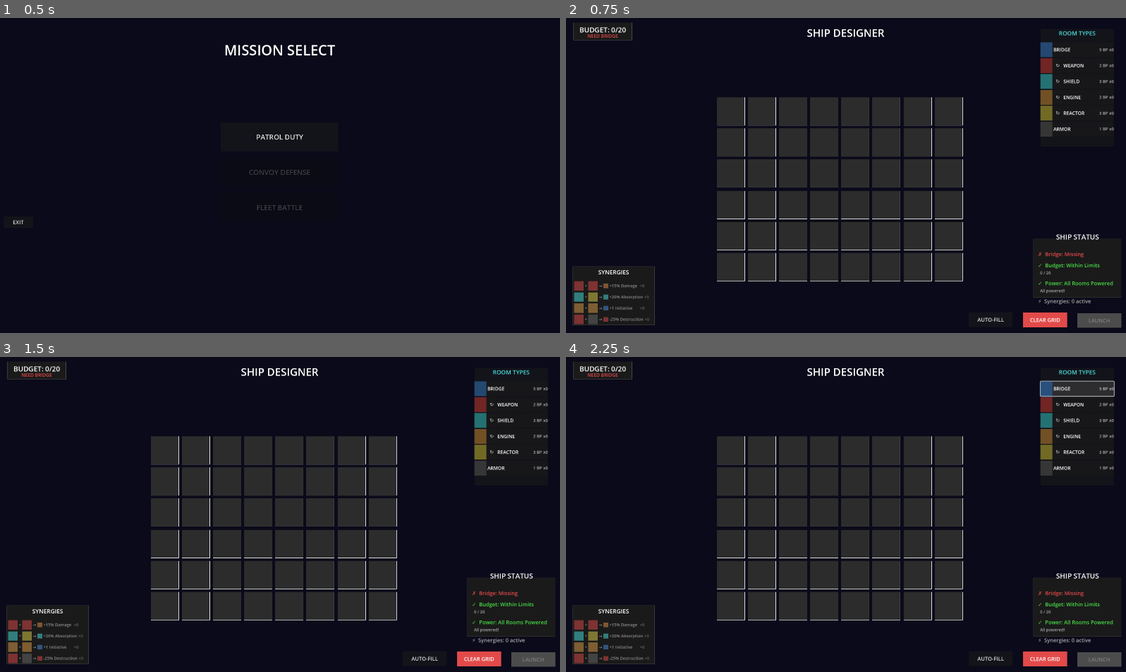
Above: before the commit, frames 1-4 (two rows, left to right).
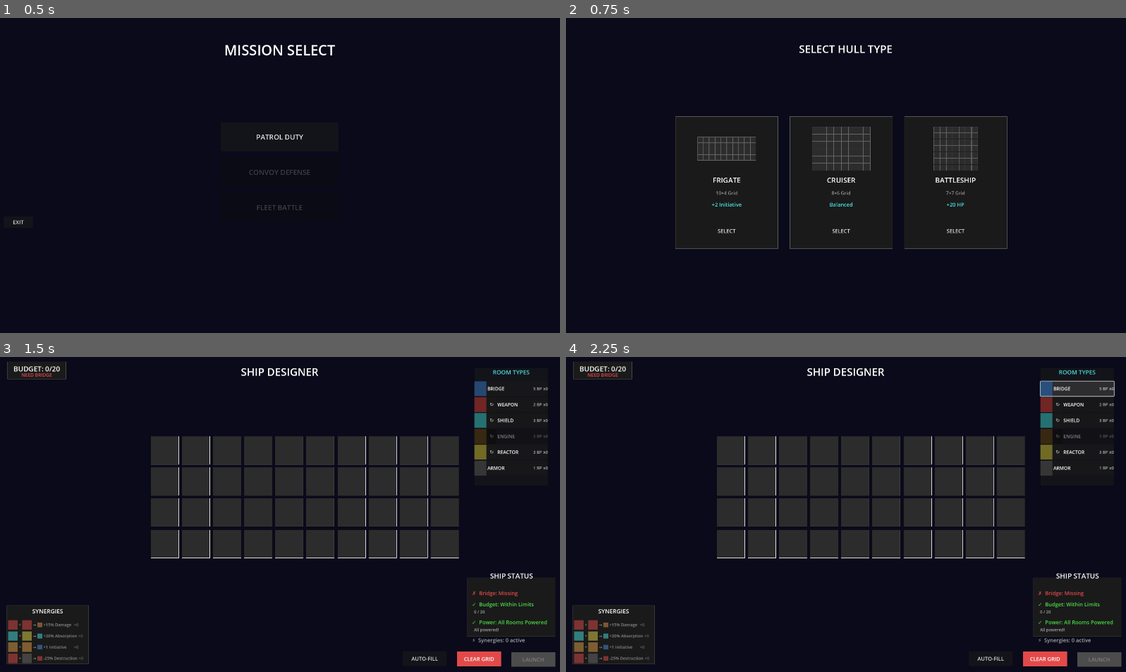
Above: after the commit, the same moments.

Repository: cautiouskurns/Startship-Designer
Game: Godot game, scene res://scenes/mission/MissionSelect.tscn
The game is run twice, just before and just after one commit, with the same random seed, the same clock (stepped at 60 frames per second) and the same inputs.
Inputs (mouse positions are in pixels of both pictures, inside the frame that each line leads up to):
- Up to frame 1 (0.5 s): no input
- Up to frame 2 (0.75 s): click "PATROL DUTY" at 0.5 s
- Up to frame 3 (1.5 s): click (162, 571) at 1.25 s, where only the run after the commit has a clickable "SELECT"
- Up to frame 4 (2.25 s): click (1075, 388) at 2 s

Frame 1 is identical in both runs. In frame 2, 14% of the frame differs, in the area x 1-100%, y 1-99%; in frame 3, 11%; in frame 4, 11%.

Commit message:
Implement hull selection feature with dynamic grid sizing and hull bonuses

Diff:
--- /dev/null
+++ b/scenes/hull/HullSelect.tscn
@@ -0,0 +1,62 @@
+[gd_scene load_steps=2 format=3 uid="uid://hull_select_001"]
+
+[ext_resource type="Script" path="res://scripts/hull/HullSelect.gd" id="1"]
+[ext_resource type="PackedScene" path="res://scenes/hull/components/HullCard.tscn" id="2"]
+
+[node name="HullSelect" type="Control"]
+layout_mode = 3
+anchors_preset = 15
+anchor_right = 1.0
+anchor_bottom = 1.0
+grow_horizontal = 2
+grow_vertical = 2
+script = ExtResource("1")
+
+[node name="Background" type="ColorRect" parent="."]
+layout_mode = 1
+anchors_preset = 15
+anchor_right = 1.0
+anchor_bottom = 1.0
+grow_horizontal = 2
+grow_vertical = 2
+color = Color(0.0392157, 0.0392157, 0.101961, 1)
+
+[node name="Title" type="Label" parent="."]
+layout_mode = 1
+anchors_preset = 5
+anchor_left = 0.5
+anchor_right = 0.5
+offset_left = -300.0
+offset_top = 80.0
+offset_right = 300.0
+offset_bottom = 140.0
+grow_horizontal = 2
+theme_override_colors/font_color = Color(1, 1, 1, 1)
+theme_override_font_sizes/font_size = 36
+text = "SELECT HULL TYPE"
+horizontal_alignment = 1
+vertical_alignment = 1
+
+[node name="HullCards" type="HBoxContainer" parent="."]
+layout_mode = 1
+anchors_preset = 8
+anchor_left = 0.5
+anchor_top = 0.5
+anchor_right = 0.5
+anchor_bottom = 0.5
+offset_left = -580.0
+offset_top = -200.0
+offset_right = 580.0
+offset_bottom = 250.0
+grow_horizontal = 2
+grow_vertical = 2
+theme_override_constants/separation = 40
+
+[node name="FrigateCard" parent="HullCards" instance=ExtResource("2")]
+layout_mode = 2
+
+[node name="CruiserCard" parent="HullCards" instance=ExtResource("2")]
+layout_mode = 2
+
+[node name="BattleshipCard" parent="HullCards" instance=ExtResource("2")]
+layout_mode = 2
--- /dev/null
+++ b/scenes/hull/components/HullCard.tscn
@@ -0,0 +1,76 @@
+[gd_scene load_steps=3 format=3 uid="uid://hull_card_001"]
+
+[ext_resource type="Script" path="res://scripts/hull/HullCard.gd" id="1"]
+
+[sub_resource type="StyleBoxFlat" id="StyleBoxFlat_card"]
+bg_color = Color(0.101961, 0.101961, 0.101961, 1)
+border_width_left = 1
+border_width_top = 1
+border_width_right = 1
+border_width_bottom = 1
+border_color = Color(0.4, 0.4, 0.4, 1)
+
+[node name="HullCard" type="Panel"]
+custom_minimum_size = Vector2(350, 450)
+offset_right = 350.0
+offset_bottom = 450.0
+theme_override_styles/panel = SubResource("StyleBoxFlat_card")
+script = ExtResource("1")
+
+[node name="VBoxContainer" type="VBoxContainer" parent="."]
+layout_mode = 1
+anchors_preset = 15
+anchor_right = 1.0
+anchor_bottom = 1.0
+grow_horizontal = 2
+grow_vertical = 2
+theme_override_constants/separation = 15
+
+[node name="TopSpacer" type="Control" parent="VBoxContainer"]
+custom_minimum_size = Vector2(0, 20)
+layout_mode = 2
+
+[node name="GridPreview" type="Control" parent="VBoxContainer"]
+custom_minimum_size = Vector2(200, 150)
+layout_mode = 2
+size_flags_horizontal = 4
+
+[node name="HullName" type="Label" parent="VBoxContainer"]
+layout_mode = 2
+theme_override_colors/font_color = Color(1, 1, 1, 1)
+theme_override_font_sizes/font_size = 24
+text = "CRUISER"
+horizontal_alignment = 1
+vertical_alignment = 1
+
+[node name="GridSize" type="Label" parent="VBoxContainer"]
+layout_mode = 2
+theme_override_colors/font_color = Color(0.6, 0.6, 0.6, 1)
+theme_override_font_sizes/font_size = 16
+text = "8×6 Grid"
+horizontal_alignment = 1
+vertical_alignment = 1
+
+[node name="BonusLabel" type="Label" parent="VBoxContainer"]
+layout_mode = 2
+theme_override_colors/font_color = Color(0.290196, 0.886275, 0.886275, 1)
+theme_override_font_sizes/font_size = 18
+text = "Balanced"
+horizontal_alignment = 1
+vertical_alignment = 1
+
+[node name="MiddleSpacer" type="Control" parent="VBoxContainer"]
+custom_minimum_size = Vector2(0, 20)
+layout_mode = 2
+size_flags_vertical = 3
+
+[node name="SelectButton" type="Button" parent="VBoxContainer"]
+custom_minimum_size = Vector2(200, 50)
+layout_mode = 2
+size_flags_horizontal = 4
+theme_override_font_sizes/font_size = 18
+text = "SELECT"
+
+[node name="BottomSpacer" type="Control" parent="VBoxContainer"]
+custom_minimum_size = Vector2(0, 20)
+layout_mode = 2
--- a/scripts/autoload/GameState.gd
+++ b/scripts/autoload/GameState.gd
@@ -8,6 +8,41 @@
 
 ## Currently selected mission (0 = Patrol, 1 = Convoy, 2 = Fleet)
 var current_mission: int = 0
+
+## Hull types (Phase 10.1)
+enum HullType {
+	FRIGATE,
+	CRUISER,
+	BATTLESHIP
+}
+
+## Currently selected hull type
+var current_hull: HullType = HullType.CRUISER
+
+## Hull type definitions
+const HULL_TYPES = {
+	HullType.FRIGATE: {
+		"name": "FRIGATE",
+		"grid_size": Vector2i(10, 4),
+		"bonus_type": "initiative",
+		"bonus_value": 2,
+		"description": "+2 Initiative"
+	},
+	HullType.CRUISER: {
+		"name": "CRUISER",
+		"grid_size": Vector2i(8, 6),
+		"bonus_type": "none",
+		"bonus_value": 0,
+		"description": "Balanced"
+	},
+	HullType.BATTLESHIP: {
+		"name": "BATTLESHIP",
+		"grid_size": Vector2i(7, 7),
+		"bonus_type": "hull_hp",
+		"bonus_value": 20,
+		"description": "+20 HP"
+	}
+}
 
 ## Mission data
 const MISSION_NAMES = [
@@ -57,3 +92,18 @@
 func reset_progression():
 	missions_unlocked = [true, false, false]
 	current_mission = 0
+	current_hull = HullType.CRUISER
+
+## Get hull data for a specific hull type (Phase 10.1)
+func get_hull_data(hull_type: HullType) -> Dictionary:
+	if HULL_TYPES.has(hull_type):
+		return HULL_TYPES[hull_type]
+	return HULL_TYPES[HullType.CRUISER]  # Default fallback
+
+## Get current hull data (Phase 10.1)
+func get_current_hull_data() -> Dictionary:
+	return get_hull_data(current_hull)
+
+## Set current hull type (Phase 10.1)
+func set_hull(hull_type: HullType):
+	current_hull = hull_type
--- a/scripts/combat/Combat.gd
+++ b/scripts/combat/Combat.gd
@@ -61,6 +61,16 @@
 func start_combat(player_ship: ShipData, mission_index: int = 0):
 	player_data = player_ship
 	current_mission = mission_index
+
+	# Apply hull bonuses (Phase 10.1)
+	var hull_data = GameState.get_current_hull_data()
+	var bonus_type: String = hull_data["bonus_type"]
+	var bonus_value: int = hull_data["bonus_value"]
+
+	if bonus_type == "hull_hp":
+		# Apply HP bonus (Battleship)
+		player_data.max_hp += bonus_value
+		player_data.current_hp += bonus_value
 
 	# Load enemy based on mission
 	match mission_index:
@@ -258,6 +268,11 @@
 
 	player_engines += player_synergies["counts"][RoomData.SynergyType.INITIATIVE]
 	enemy_engines += enemy_synergies["counts"][RoomData.SynergyType.INITIATIVE]
+
+	# Apply hull initiative bonus (Phase 10.1 - Frigate gets +2)
+	var hull_data = GameState.get_current_hull_data()
+	if hull_data["bonus_type"] == "initiative":
+		player_engines += hull_data["bonus_value"]
 
 	# Higher engine count shoots first, player wins ties
 	return player_engines >= enemy_engines
--- a/scripts/designer/ShipDesigner.gd
+++ b/scripts/designer/ShipDesigner.gd
@@ -68,6 +68,11 @@
 func _ready():
 	# Load mission budget from GameState
 	max_budget = GameState.get_mission_budget(GameState.current_mission)
+
+	# Initialize ship grid with hull-specific dimensions (Phase 10.1)
+	var hull_data = GameState.get_current_hull_data()
+	var grid_size: Vector2i = hull_data["grid_size"]
+	ship_grid.initialize(grid_size.x, grid_size.y)
 
 	_update_budget_display()
 
--- a/scripts/designer/ShipGrid.gd
+++ b/scripts/designer/ShipGrid.gd
@@ -1,11 +1,11 @@
 extends Node2D
 class_name ShipGrid
 
-## Manages the 8x6 grid of tiles for ship design
+## Manages the grid of tiles for ship design (dynamic size based on hull)
 
-## Grid dimensions
-const GRID_WIDTH = 8
-const GRID_HEIGHT = 6
+## Grid dimensions (Phase 10.1 - made dynamic for hull selection)
+var GRID_WIDTH: int = 8
+var GRID_HEIGHT: int = 6
 const TILE_SIZE = 96
 const TILE_SPACING = 10  # Gap between tiles in pixels
 
@@ -25,7 +25,19 @@
 signal tile_hovered(tile: GridTile)
 signal tile_unhovered(tile: GridTile)
 
+## Flag to prevent auto-creation in _ready (Phase 10.1)
+var grid_initialized: bool = false
+
 func _ready():
+	# Don't auto-create grid - wait for initialize() call
+	# Grid will be created by ShipDesigner after setting dimensions
+	pass
+
+## Initialize grid with custom dimensions (Phase 10.1 - for hull selection)
+func initialize(width: int, height: int):
+	GRID_WIDTH = width
+	GRID_HEIGHT = height
+	grid_initialized = true
 	_create_grid()
 
 ## Create an 8x6 grid of tiles
--- /dev/null
+++ b/scripts/hull/HullCard.gd
@@ -0,0 +1,112 @@
+extends Panel
+class_name HullCard
+
+## Displays a selectable hull type card
+
+signal hull_selected(hull_type: GameState.HullType)
+
+## Hull type this card represents
+var hull_type: GameState.HullType = GameState.HullType.CRUISER
+
+## UI elements
+@onready var hull_name_label: Label = $VBoxContainer/HullName
+@onready var grid_size_label: Label = $VBoxContainer/GridSize
+@onready var bonus_label: Label = $VBoxContainer/BonusLabel
+@onready var select_button: Button = $VBoxContainer/SelectButton
+@onready var grid_preview: Control = $VBoxContainer/GridPreview
+
+## Style box for border effects
+var style_box: StyleBoxFlat
+
+func _ready():
+	# Get and duplicate StyleBoxFlat
+	style_box = get_theme_stylebox("panel").duplicate()
+	add_theme_stylebox_override("panel", style_box)
+
+	# Connect signals
+	select_button.pressed.connect(_on_select_pressed)
+	mouse_entered.connect(_on_mouse_entered)
+	mouse_exited.connect(_on_mouse_exited)
+
+## Setup card with hull data
+func setup(hull: GameState.HullType):
+	hull_type = hull
+	var hull_data = GameState.get_hull_data(hull)
+
+	if hull_name_label:
+		hull_name_label.text = hull_data["name"]
+	if grid_size_label:
+		var grid_size: Vector2i = hull_data["grid_size"]
+		grid_size_label.text = "%d×%d Grid" % [grid_size.x, grid_size.y]
+	if bonus_label:
+		bonus_label.text = hull_data["description"]
+
+	# Draw grid preview
+	if grid_preview:
+		_draw_grid_preview(hull_data["grid_size"])
+
+## Draw a simple grid outline preview
+func _draw_grid_preview(grid_size: Vector2i):
+	# Clear existing children
+	for child in grid_preview.get_children():
+		child.queue_free()
+
+	# Calculate tile size to fit in 200×150 preview area
+	var preview_width = 200.0
+	var preview_height = 150.0
+	var tile_width = preview_width / grid_size.x
+	var tile_height = preview_height / grid_size.y
+	var tile_size = min(tile_width, tile_height)
+
+	# Center the grid
+	var grid_width = grid_size.x * tile_size
+	var grid_height = grid_size.y * tile_size
+	var offset_x = (preview_width - grid_width) / 2.0
+	var offset_y = (preview_height - grid_height) / 2.0
+
+	# Draw grid outline
+	for y in range(grid_size.y):
+		for x in range(grid_size.x):
+			var tile = Panel.new()
+			var tile_style = StyleBoxFlat.new()
+			tile_style.bg_color = Color(0.172549, 0.172549, 0.172549, 1)
+			tile_style.border_width_left = 1
+			tile_style.border_width_top = 1
+			tile_style.border_width_right = 1
+			tile_style.border_width_bottom = 1
+			tile_style.border_color = Color(0.4, 0.4, 0.4, 1)
+			tile.add_theme_stylebox_override("panel", tile_style)
+			tile.custom_minimum_size = Vector2(tile_size, tile_size)
+			tile.size = Vector2(tile_size, tile_size)
+			tile.position = Vector2(offset_x + x * tile_size, offset_y + y * tile_size)
+			grid_preview.add_child(tile)
+
+## Handle select button press
+func _on_select_pressed():
+	emit_signal("hull_selected", hull_type)
+
+## Handle mouse enter - hover effect
+func _on_mouse_entered():
+	# Scale up
+	var tween = create_tween()
+	tween.tween_property(self, "scale", Vector2(1.05, 1.05), 0.1)
+
+	# Glow cyan border
+	style_box.border_width_left = 2
+	style_box.border_width_top = 2
+	style_box.border_width_right = 2
+	style_box.border_width_bottom = 2
+	style_box.border_color = Color(0.290, 0.886, 0.886)  # Cyan
+
+## Handle mouse exit - reset
+func _on_mouse_exited():
+	# Scale back
+	var tween = create_tween()
+	tween.tween_property(self, "scale", Vector2(1.0, 1.0), 0.1)
+
+	# Reset border
+	style_box.border_width_left = 1
+	style_box.border_width_top = 1
+	style_box.border_width_right = 1
+	style_box.border_width_bottom = 1
+	style_box.border_color = Color(0.4, 0.4, 0.4, 1)
--- /dev/null
+++ b/scripts/hull/HullSelect.gd
@@ -0,0 +1,30 @@
+extends Control
+
+## Hull selection screen - choose ship hull type before designing
+
+## Hull cards
+@onready var frigate_card: HullCard = $HullCards/FrigateCard
+@onready var cruiser_card: HullCard = $HullCards/CruiserCard
+@onready var battleship_card: HullCard = $HullCards/BattleshipCard
+
+func _ready():
+	# Setup each card with its hull type
+	if frigate_card:
+		frigate_card.setup(GameState.HullType.FRIGATE)
+		frigate_card.hull_selected.connect(_on_hull_selected)
+
+	if cruiser_card:
+		cruiser_card.setup(GameState.HullType.CRUISER)
+		cruiser_card.hull_selected.connect(_on_hull_selected)
+
+	if battleship_card:
+		battleship_card.setup(GameState.HullType.BATTLESHIP)
+		battleship_card.hull_selected.connect(_on_hull_selected)
+
+## Handle hull selection from any card
+func _on_hull_selected(hull_type: GameState.HullType):
+	# Save selected hull to GameState
+	GameState.set_hull(hull_type)
+
+	# Load Ship Designer
+	get_tree().change_scene_to_file("res://scenes/designer/ShipDesigner.tscn")
--- a/scripts/mission/MissionSelect.gd
+++ b/scripts/mission/MissionSelect.gd
@@ -92,13 +92,13 @@
 func _on_mission3_hovered():
 	_show_brief(2)
 
-## Load mission and transition to designer
+## Load mission and transition to hull selection (Phase 10.1)
 func _load_mission(mission_index: int):
 	# Set current mission in GameState
 	GameState.current_mission = mission_index
 
-	# Load ShipDesigner scene
-	get_tree().change_scene_to_file("res://scenes/designer/ShipDesigner.tscn")
+	# Load Hull Selection scene (Phase 10.1 - choose hull before designing)
+	get_tree().change_scene_to_file("res://scenes/hull/HullSelect.tscn")
 
 ## Back button pressed
 func _on_back_pressed():
Not shown, added: scripts/hull/HullCard.gd.uid
Not shown, added: scripts/hull/HullSelect.gd.uid
